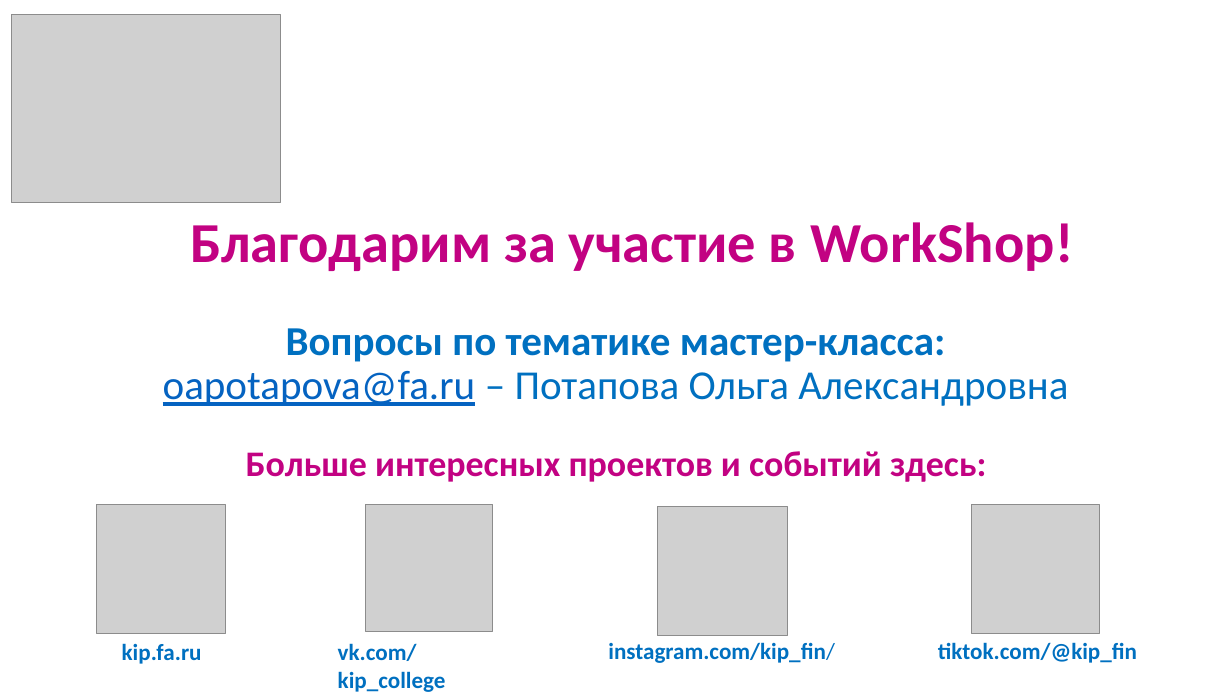
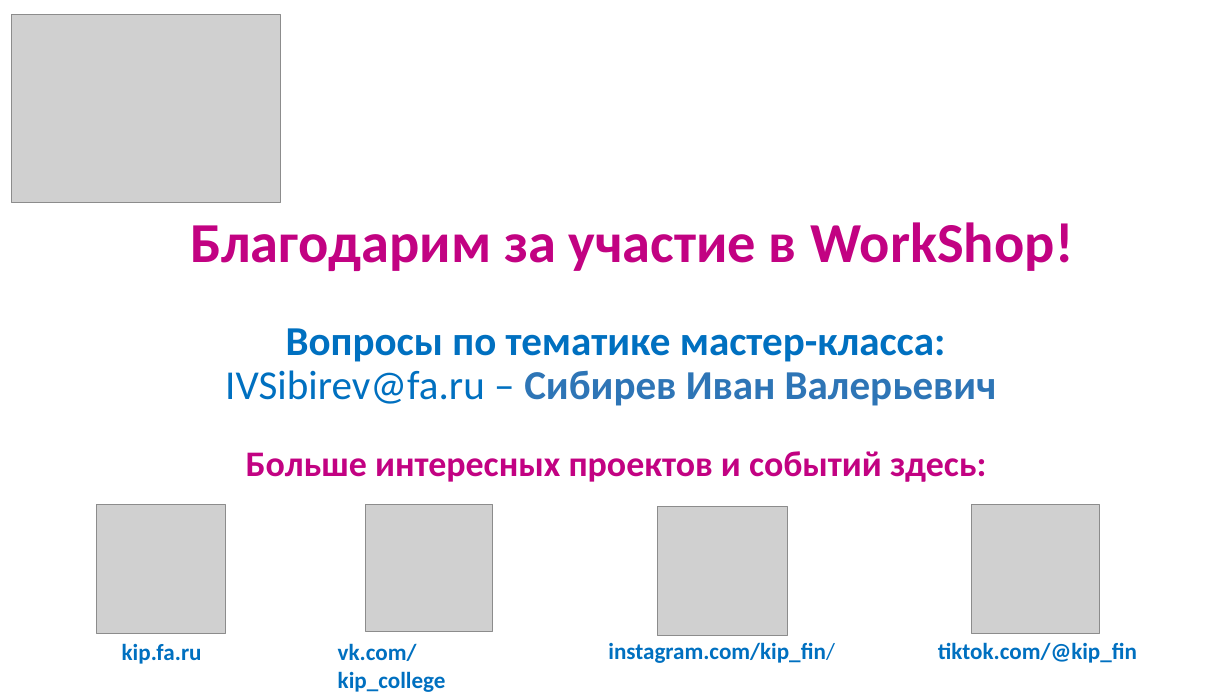
Before and after one commit to IvanSibirevV2/HowTo_Bat, a slide deck: slide 30 of Workshop/WShop.pptx (slide 22 before the commit). Drawn at 1232x693 pixels with LibreOffice and Linux fonts; fonts in the diff are those of the drawing; grey boxes stand for pictures. Boxes give left, top, right and bottom in pixels: in the first picture for what was removed or moved away, otherwise in the second. Text is boxed around its words. In the diff, an @@ line names an element or a change of style, - is before the commit and + after.

```diff
--- a/Workshop/WShop.pptx
+++ b/Workshop/WShop.pptx
@@ text at [225, 370, 997, 406]: text changed; text colour #0070C0 to #2E75B6; bold on @@
-oapotapova@fa.ru – Потапова Ольга Александровна
+IVSibirev@fa.ru – Сибирев Иван Валерьевич
```
Also in this commit, not shown: 4 other slides changed, 9 slides added, 1 slide removed, 5 other files.
